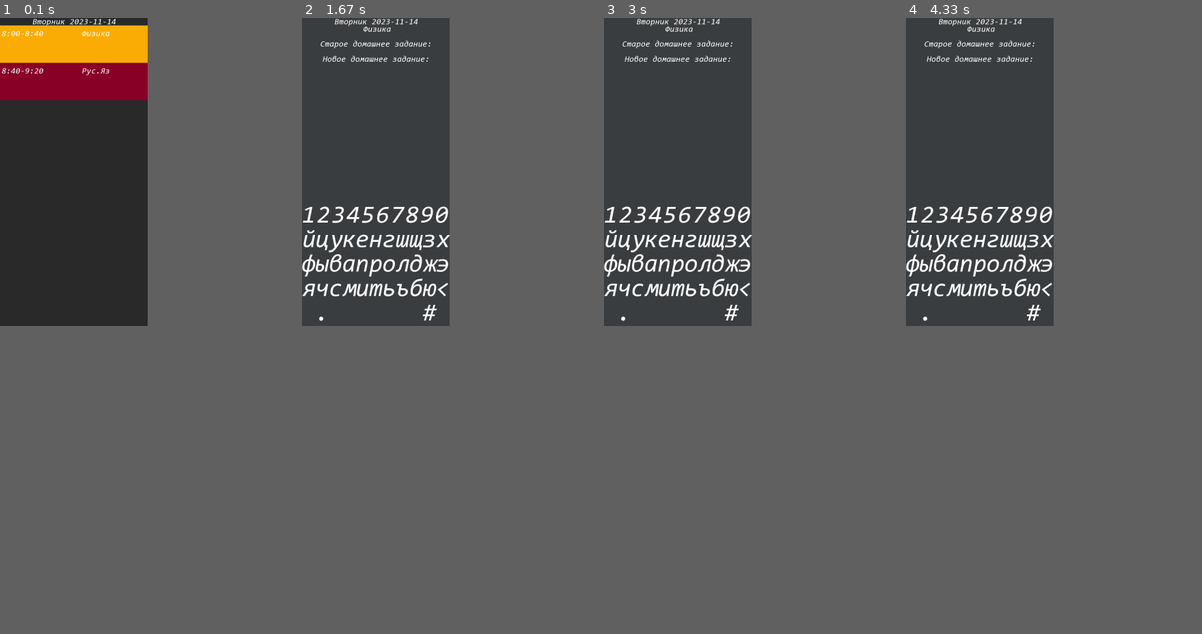
Above: before the commit, frames 1-4 (left to right).
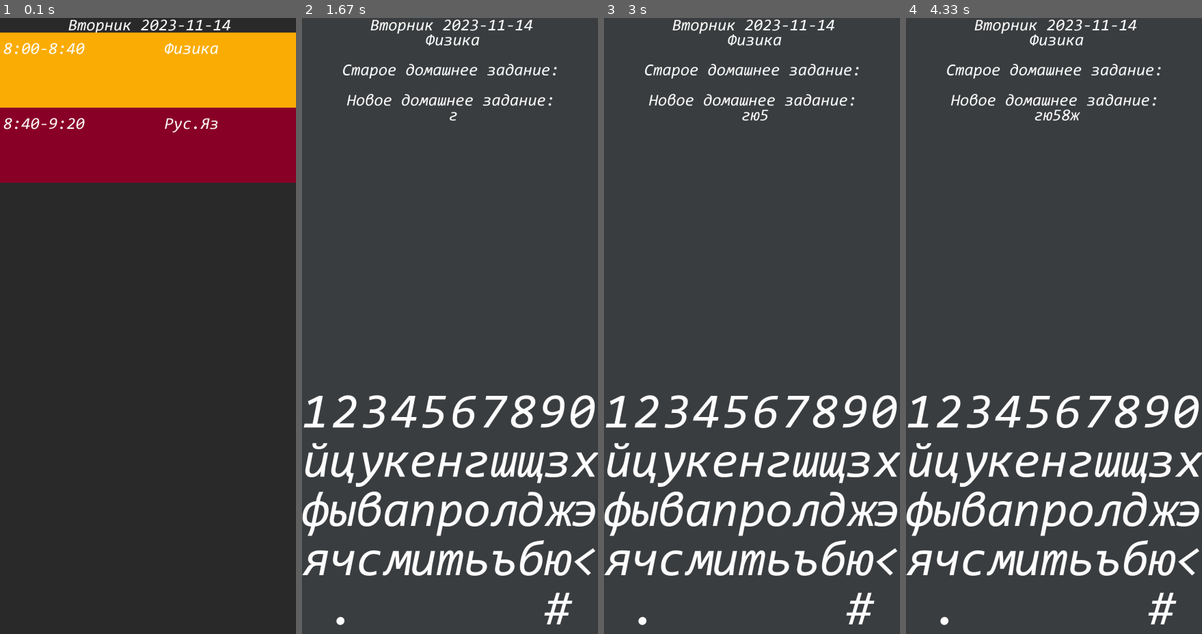
Above: after the commit, the same moments.

Repository: MR-Geri/diary
Game: pygame game, started from main.py
Two runs of this game, one before a commit and one after it. Both use one fixed random seed, a clock stepped at 60 frames per second and the inputs below.
Inputs (mouse positions are in pixels of both pictures, inside the frame that each line leads up to):
- Up to frame 1 (0.1 s): no input
- Up to frame 2 (1.67 s): click "Физика" at 0.38 s; click (479, 461) at 0.85 s; move the mouse to (559, 541) at 1.17 s; click (559, 541) at 1.45 s
- Up to frame 3 (3 s): move the mouse to (752, 399) at 2.43 s; click (752, 399) at 2.7 s
- Up to frame 4 (4.33 s): move the mouse to (1130, 424) at 3.13 s; click (1130, 424) at 3.38 s; move the mouse to (1157, 486) at 3.65 s; click (1157, 486) at 3.98 s
In our replay, the window is 216x450 before the commit and 433x900 after it. These sizes can differ from the game's own. Grey fills any space a smaller window leaves; there, only what the larger window draws over its background counts as a difference.

The runs differ from the first frame. In frame 1, 23% of the frame differs, in the area x 0-100%, y 0-27%; in frame 2, 12%; in frame 3, 12%; in frame 4, 12%.

Commit message:
Отображение на всех экранах

Diff:
--- a/main.py
+++ b/main.py
@@ -4,8 +4,8 @@
 import json
 import datetime
 
-width = 1080 // 2
-height = 2240 // 2
+width = 1080
+height = 2240
 set_lesson_flag = False
 
 
@@ -67,8 +67,9 @@
         self.cards_y0 = int((4 / 100) * (height - self.keyboard_height * 5))
         self.cards_height = int(height - self.cards_y0)
         self.cards_text_size = int((width + height) / 3320 * 60)
+        font_type = pygame.font.Font('data/shrift.otf', self.cards_text_size)
+        self.card_text_obr = int(width / font_type.render('а', True, (255, 255, 255)).get_width())
         self.card_height = int(self.cards_height / 8)
-        self.card_text_obr = 32 if (width + height) == 3320 else 31
 
     def keyboard_action(self, pos, click):
         for y in self.keys:
